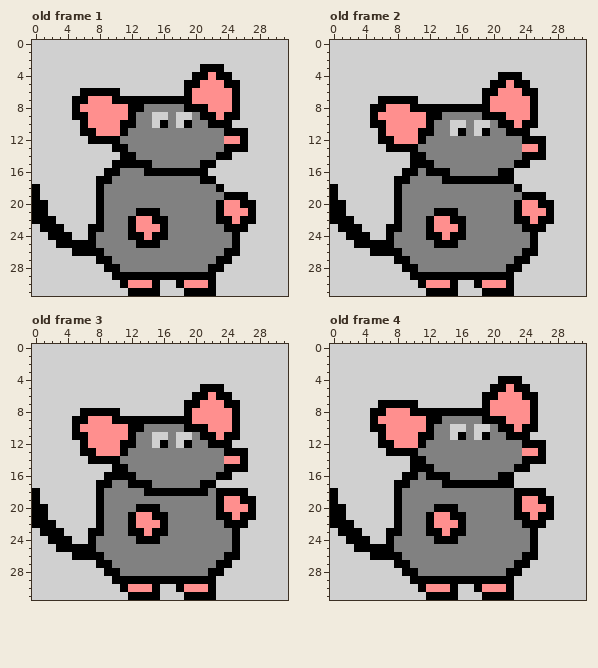
Edited in one commit: pixel-art file (art/mouse/mouse.ase). This is how it looked before the edit.
32x32 pixels, 4 frames. Shown: old frame 1, old frame 2, old frame 3, old frame 4. The commit also changed other frames, which this record leaves out.
Now the later version:
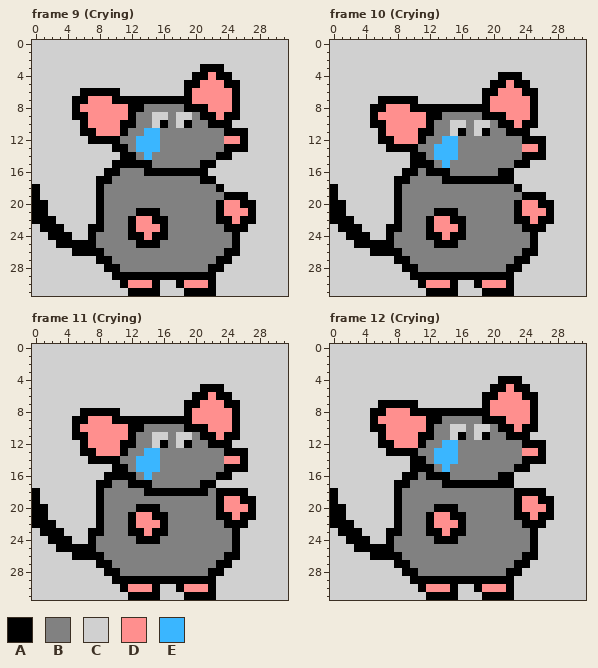
Palette (. is transparent): A #000000  B #818181  C #d0d0d0  D #ff8f8e  E #3ab6ff
A new or re-ordered frame is compared with the old frame closest to it.
Difference:
{"change": "frames 4 -> 12"}
{"change": "layer \"Tear\" added"}
{"where": "frame 9 (Crying) is new; against old frame 1, layer \"Tear\""}
{"frame":9,"y":11,"x":14,"old":"BB","new":"EE"}
{"frame":9,"y":12,"x":13,"old":"BBB","new":"EEE"}
{"frame":9,"y":13,"x":13,"old":"BBB","new":"EEE"}
{"frame":9,"y":14,"x":14,"old":"B","new":"E"}
{"where": "frame 10 (Crying) is new; against old frame 2, layer \"Tear\""}
{"frame":10,"y":12,"x":14,"old":"BB","new":"EE"}
{"frame":10,"y":13,"x":13,"old":"BBB","new":"EEE"}
{"frame":10,"y":14,"x":13,"old":"BBB","new":"EEE"}
{"frame":10,"y":15,"x":14,"old":"B","new":"E"}
{"where": "frame 11 (Crying) is new; against old frame 3, layer \"Tear\""}
{"frame":11,"y":13,"x":14,"old":"BB","new":"EE"}
{"frame":11,"y":14,"x":13,"old":"BBB","new":"EEE"}
{"frame":11,"y":15,"x":13,"old":"BBB","new":"EEE"}
{"frame":11,"y":16,"x":14,"old":"B","new":"E"}
{"where": "frame 12 (Crying) is new; against old frame 4, layer \"Tear\""}
{"frame":12,"y":12,"x":14,"old":"BB","new":"EE"}
{"frame":12,"y":13,"x":13,"old":"BBB","new":"EEE"}
{"frame":12,"y":14,"x":13,"old":"BBB","new":"EEE"}
{"frame":12,"y":15,"x":14,"old":"B","new":"E"}
{"label":"changed","picture_box":[136,128,160,160]}
{"label":"changed","picture_box":[434,136,458,168]}
{"label":"changed","picture_box":[136,448,160,480]}
{"label":"changed","picture_box":[434,440,458,472]}
